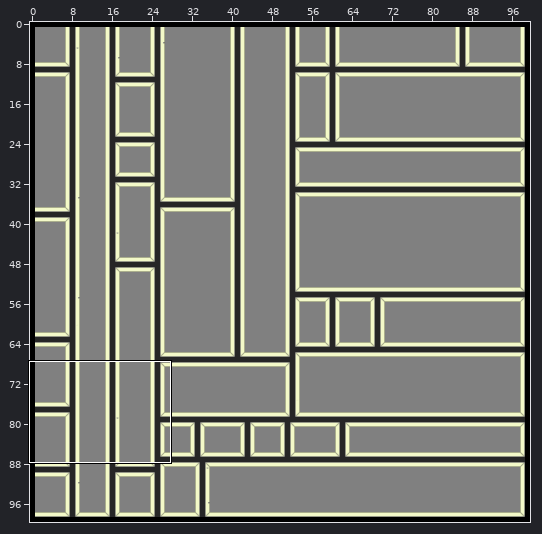
Tiled map: desktop/Maps/test.tmx. The first picture is a wide view before the edit; the outline marks the close-up.
Close-up. Old version:
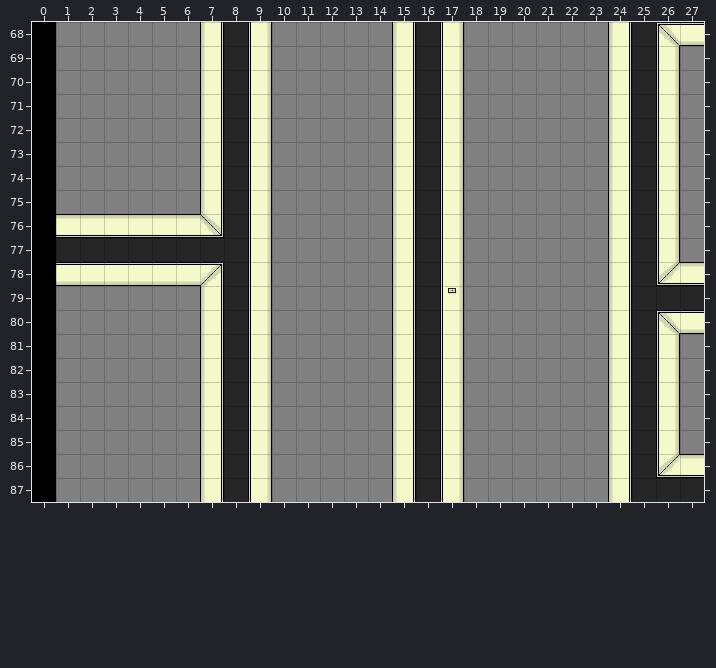
Cells are 32x32 px. Shown: x 0..27, y 68..87. The commit also changed other parts of the map, which this record leaves out.
The same view after the edit:
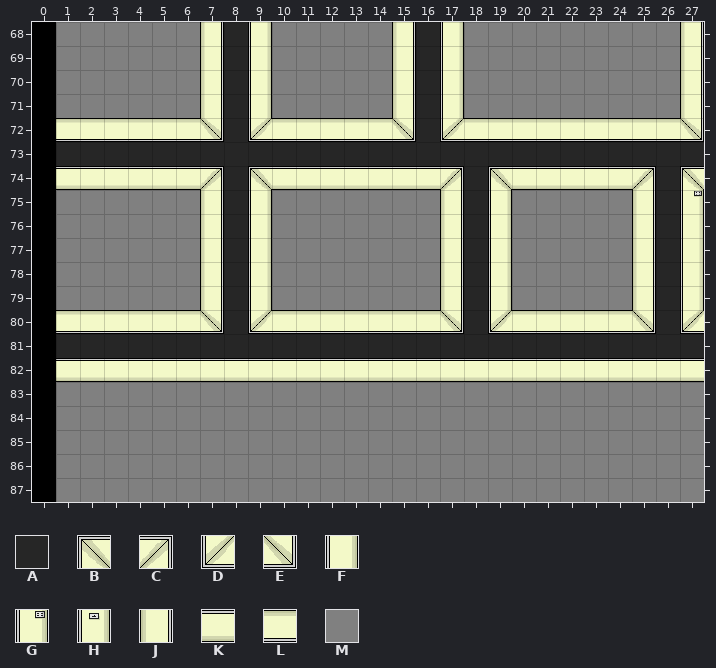
Key: from "Office01": A 0, B 2, C 3, D 4, E 5, F 10, G 11, H 13, J 20, K 30, L 40, M 50.
_ is an empty cell.
Edits made:
Layer "tileLayer":
y 68: x 24..27 JABK -> MMMJ
y 69..71: x 24..27 JAFM -> MMMJ
y 72: x 1..7 MMMMMMJ -> LLLLLLE; x 9..15 FMMMMMJ -> DLLLLLE; x 17..27 FMMMMMMJAFM -> DLLLLLLLLLE
y 73: x 1..7 MMMMMMJ -> AAAAAAA; x 9..15 FMMMMMJ -> AAAAAAA; x 17..24 FMMMMMMJ -> AAAAAAAA; x 26..27 FM -> AA
y 74: x 1..7 MMMMMMJ -> KKKKKKC; x 9..27 FMMMMMJAFMMMMMMJAFM -> BKKKKKKKCABKKKKKCAB
y 75: x 15..19 JAFMM -> MMJAF; x 24..27 JAFM -> MJAG
y 76: x 1..7 LLLLLLE -> MMMMMMJ; x 15..19 JAFMM -> MMJAF; x 24..27 JAFM -> MJAF
y 77: x 1..7 AAAAAAA -> MMMMMMJ; x 15..19 JAFMM -> MMJAF; x 24..27 JAFM -> MJAF
y 78: x 1..7 KKKKKKC -> MMMMMMJ; x 15..19 JAFMM -> MMJAF; x 24..27 JADL -> MJAF
y 79: x 15..19 JAHMM -> MMJAF; x 24..25 JA -> MJ; x 27 A -> F
y 80: x 1..7 MMMMMMJ -> LLLLLLE; x 9..27 FMMMMMJAFMMMMMMJABK -> DLLLLLLLEADLLLLLEAD
y 81: x 1..7 MMMMMMJ -> AAAAAAA; x 9..15 FMMMMMJ -> AAAAAAA; x 17..24 FMMMMMMJ -> AAAAAAAA; x 26..27 FM -> AA
y 82: x 1..27 MMMMMMJAFMMMMMJAFMMMMMMJAFM -> KKKKKKKKKKKKKKKKKKKKKKKKKKK
y 83..85: x 7..9 JAF -> MMM; x 15..17 JAF -> MMM; x 24..26 JAF -> MMM
y 86: x 7..9 JAF -> MMM; x 15..17 JAF -> MMM; x 24..27 JADL -> MMMM
y 87: x 7..9 JAF -> MMM; x 15..17 JAF -> MMM; x 24..27 JAAA -> MMMM
